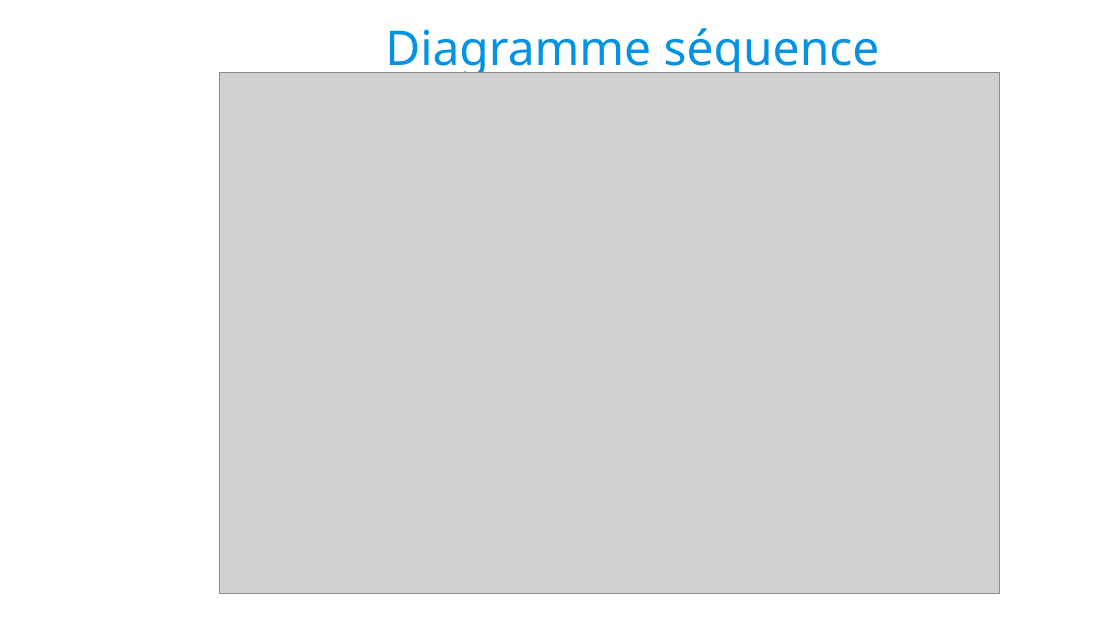
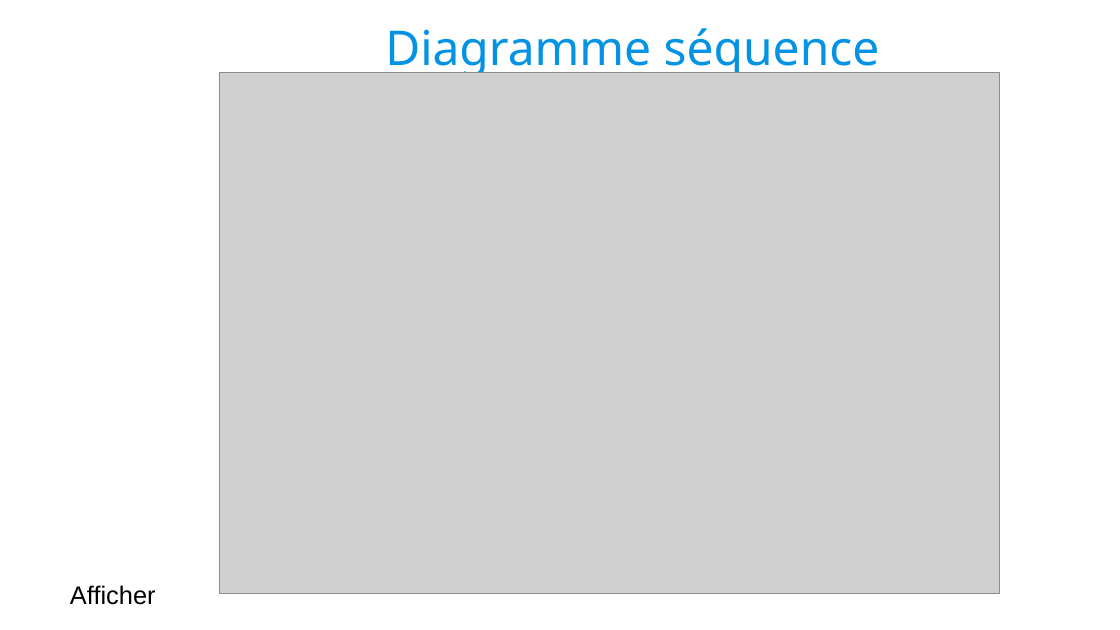
Before and after one commit to Georgie1502/Dossier, a slide deck: slide 7 of 3_Mon_Projet_Fil_Rouge/1_Cahier_des_charges/Presentation Batimelles.odp. Drawn at 1120x630 pixels with LibreOffice and Linux fonts; fonts in the diff are those of the drawing; grey boxes stand for pictures; background and template pictures are left out. Boxes give left, top, right and bottom in pixels: in the first picture for what was removed or moved away, otherwise in the second. Text is boxed around its words. In the diff, an @@ line names an element or a change of style, - is before the commit and + after.

```diff
--- a/3_Mon_Projet_Fil_Rouge/1_Cahier_des_charges/Presentation Batimelles.odp
+++ b/3_Mon_Projet_Fil_Rouge/1_Cahier_des_charges/Presentation Batimelles.odp
@@ text added at <box>70,585,156,605</box>, 18 pt, text #000000 @@
+Afficher
```
Also in this commit, not shown: 4 other slides changed, 1 other file.
